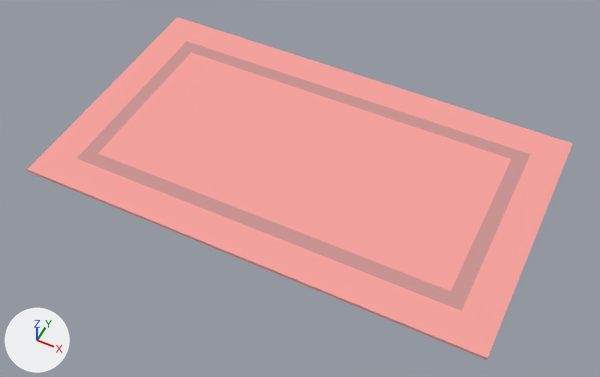
What one commit did to the glTF model assets/props/furniture/rugRectangle.glb.
The view is the same before and after, from a camera (50 mm lens) standing at (1.636, -1.271, 2.006) and looking at (0.808, 0.385, -0.064). Arrows for +X, +Y and +Z are at lower left; the lights stay in place. The first picture is the older version. Vertices at exactly the same position are counted once.

The scene before the commit, as lines of its bpy script (objects in view):
```python
me_mesh_rugrectangle = bpy.data.meshes.new('Mesh rugRectangle')
me_mesh_rugrectangle.from_pydata(...)  # 16 vertices, 28 faces; spans x 0.0..1.57, y 0.0..0.92, z 0.0..0.01
# faces by material slot: [20, 8]
me_mesh_rugrectangle.materials.append(mat_carpet)  # pink #f9a39e
me_mesh_rugrectangle.materials.append(mat_carpetdarker)  # pink #cd9491
ob_rugrectangle_clone = bpy.data.objects.new('rugRectangle(Clone)', me_mesh_rugrectangle)
ob_rugrectangle_clone.location = (0.0, 0.0, 0.0)
```
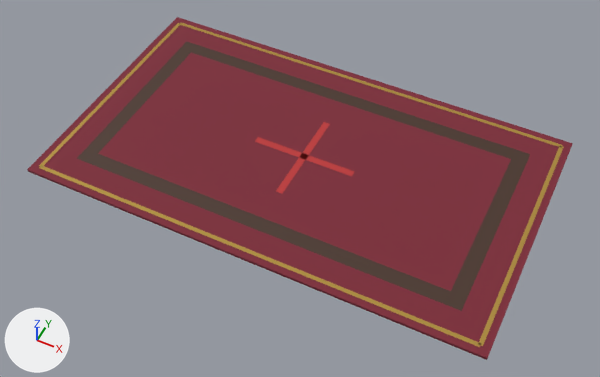
Where the change shows, as pixel boxes (x1, y1, x2, y2) in the pictures (600 x 377 px):
part 1 of me_mesh_rugrectangle, added: after (39, 165, 481, 347)
part 2 of me_mesh_rugrectangle, added: after (180, 22, 562, 147)
part 3 of me_mesh_rugrectangle, added: after (39, 23, 181, 167)
part 4 of me_mesh_rugrectangle, added: after (478, 146, 564, 346)
part 5 of me_mesh_rugrectangle, added: after (255, 137, 355, 176)
part 6 of me_mesh_rugrectangle, added: after (276, 122, 330, 194)
part 7 of me_mesh_rugrectangle, recoloured (pink to dark red): (27, 17, 573, 360) in both
part 8 of me_mesh_rugrectangle, recoloured: (77, 42, 530, 311) in both

The change, as a diff of the scene's bpy script:
```diff
--- a/assets/props/furniture/rugRectangle.glb.py
+++ b/assets/props/furniture/rugRectangle.glb.py
@@ mat_red_004 @@
+mat_red_004 = principled_material('red.004')
+mat_red_004.base_color = (0.5, 0.03, 0.03)  # red #bc3030
+mat_red_004.roughness = 0.7
@@ mat_walnutdark_004 @@
+mat_walnutdark_004 = principled_material('walnutDark.004')
+mat_walnutdark_004.base_color = (0.06, 0.028, 0.016)  # brown #452f22
+mat_walnutdark_004.roughness = 0.55
@@ mat_velvet_004 @@
+mat_velvet_004 = principled_material('velvet.004')
+mat_velvet_004.base_color = (0.2, 0.018, 0.035)  # dark red #7c2435
+mat_velvet_004.roughness = 0.85
@@ mat_brass_004 @@
+mat_brass_004 = principled_material('brass.004')
+mat_brass_004.base_color = (0.55, 0.34, 0.07)  # orange #c49e4b
+mat_brass_004.metallic = 0.6
+mat_brass_004.roughness = 0.4
@@ me_mesh_rugrectangle @@
 # used by ob_rugrectangle_clone; location = (0.0, 0.0, 0.0)
-me_mesh_rugrectangle.from_pydata(...)  # 16 vertices, 28 faces; spans x 0.0..1.57, y 0.0..0.92, z 0.0..0.01
+me_mesh_rugrectangle.from_pydata(...)  # 64 vertices, 100 faces; spans x 0.0..1.57, y 0.0..0.92, z 0.0..0.01
+# me_mesh_rugrectangle part 1: a new loose piece, a box spanning x 0.03..1.54, y 0.023..0.037, z 0.008..0.0104, in mat_brass_004 (orange #c49e4b)
+# me_mesh_rugrectangle part 2: a new loose piece, a box spanning x 0.03..1.54, y 0.883..0.897, z 0.008..0.0104, in mat_brass_004 (orange #c49e4b)
+# me_mesh_rugrectangle part 3: a new loose piece, a box spanning x 0.023..0.037, y 0.03..0.89, z 0.008..0.0104, in mat_brass_004 (orange #c49e4b)
+# me_mesh_rugrectangle part 4: a new loose piece, a box spanning x 1.533..1.547, y 0.03..0.89, z 0.008..0.0104, in mat_brass_004 (orange #c49e4b)
+# me_mesh_rugrectangle part 5: a new loose piece, a box spanning x 0.605..0.965, y 0.448..0.472, z 0.008..0.0104, in mat_red_004 (red #bc3030)
+# me_mesh_rugrectangle part 6: a new loose piece, a box spanning x 0.773..0.797, y 0.28..0.64, z 0.008..0.0104, in mat_red_004 (red #bc3030)
+# me_mesh_rugrectangle part 7: 20 faces spanning x 0.0..1.57, y 0.0..0.92, z 0.0..0.01 switch from mat_carpet (pink #f9a39e) to mat_velvet_004 (dark red #7c2435)
+# me_mesh_rugrectangle part 8: 8 faces spanning x 0.11..1.46, y 0.11..0.81, z 0.01 switch from mat_carpetdarker (pink #cd9491) to mat_walnutdark_004 (brown #452f22)
+me_mesh_rugrectangle.materials.append(mat_brass_004)  # orange #c49e4b
+me_mesh_rugrectangle.materials.append(mat_red_004)  # red #bc3030
```
